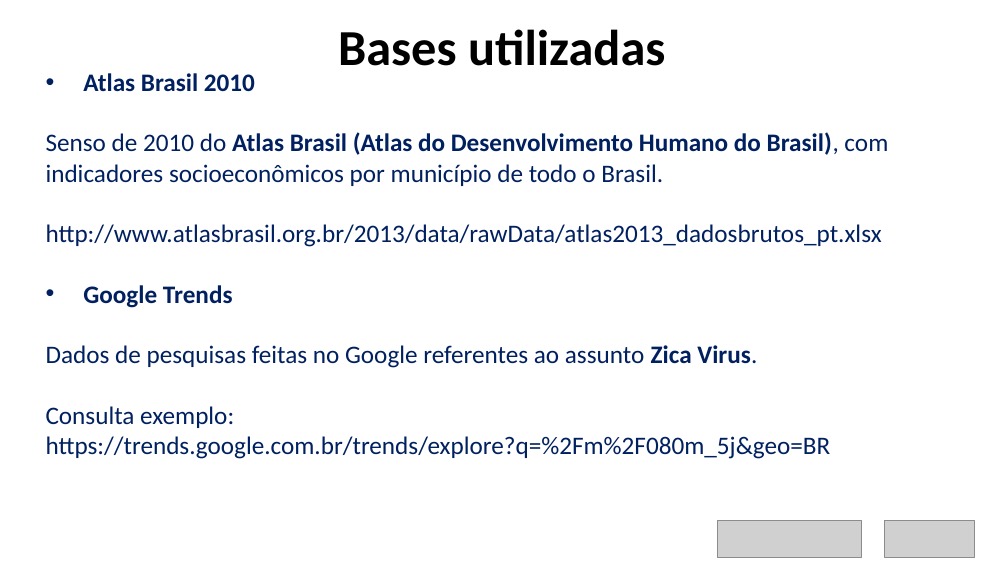
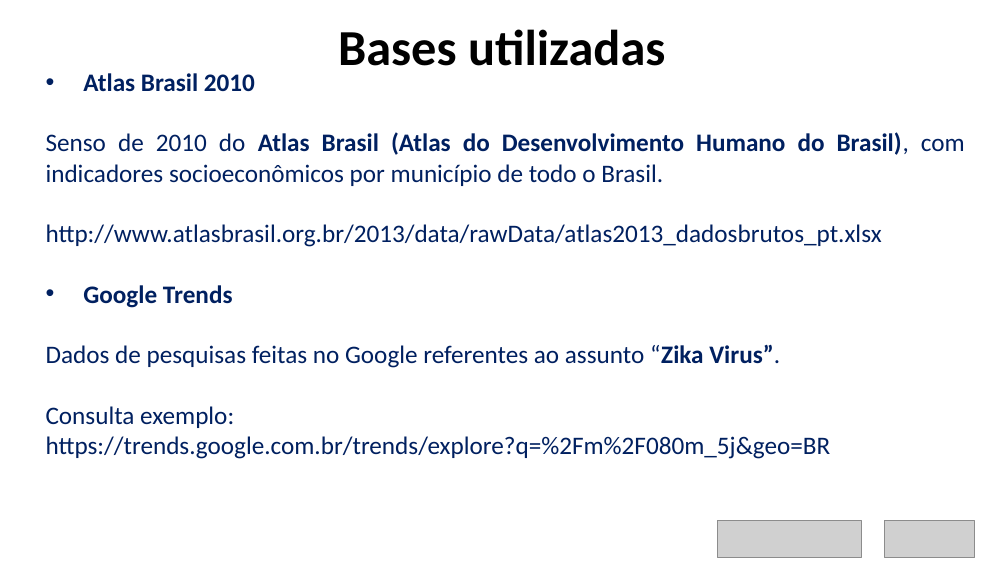
Before and after one commit to etportela/zika-data, a slide deck: slide 7 of pdfs/ZIKA_VIRUS.pptx (slide 6 before the commit). Drawn at 1008x567 pixels with LibreOffice and Linux fonts; fonts in the diff are those of the drawing; grey boxes stand for pictures; background and template pictures are left out. Boxes give left, top, right and bottom in pixels: in the first picture for what was removed or moved away, otherwise in the second. Text is boxed around its words. In the diff, an @@ line names an element or a change of style, - is before the commit and + after.

```diff
--- a/pdfs/ZIKA_VIRUS.pptx
+++ b/pdfs/ZIKA_VIRUS.pptx
@@ text at (x1=46, y1=132, x2=965, y2=459): alignment left to justified @@
@@ text at (x1=46, y1=344, x2=780, y2=368): text changed @@
-Dados de pesquisas feitas no Google referentes ao assunto Zica Virus.
+Dados de pesquisas feitas no Google referentes ao assunto “Zika Virus”.
```
Also in this commit, not shown: 9 other slides changed, 6 slides added, 1 slide removed.
